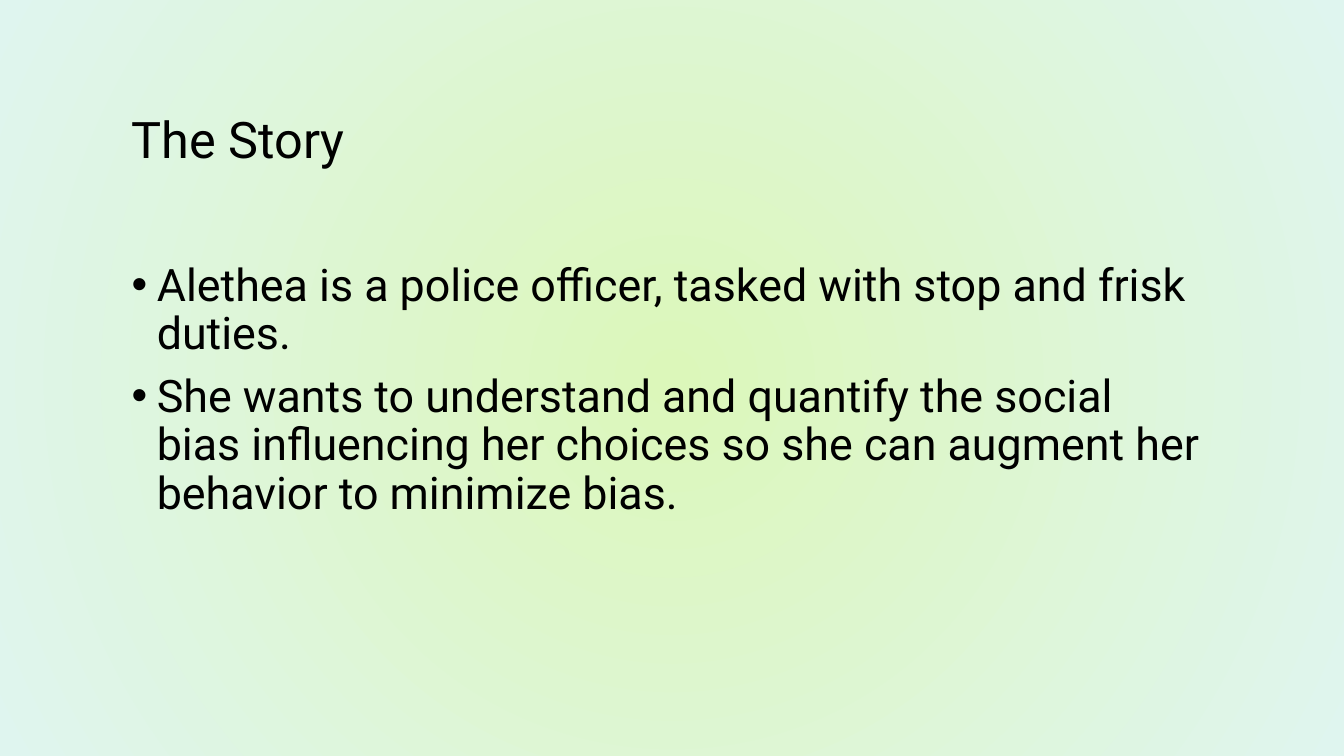
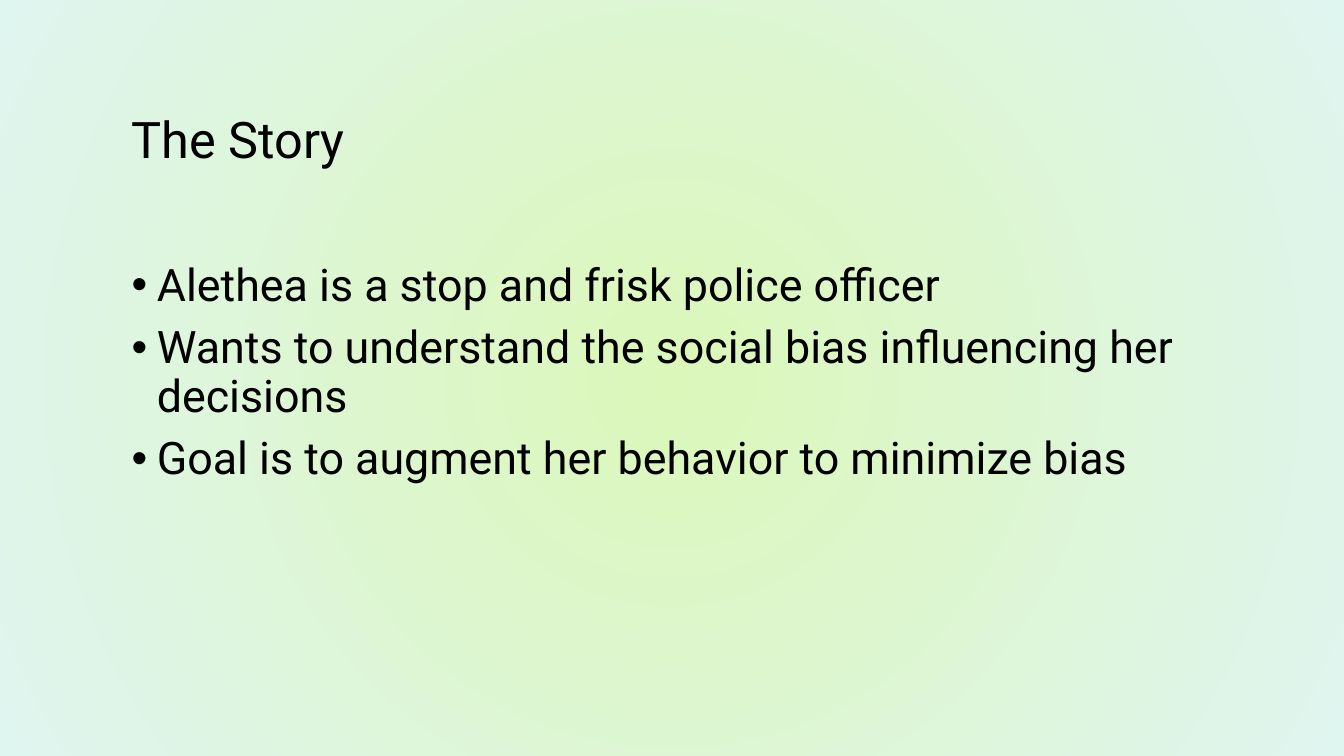
Before and after one commit to Kgatliffe/Alethea, a slide deck: slide 2 of Alethea11June2019.pptx. Drawn at 1344x756 pixels with LibreOffice and Linux fonts; fonts in the diff are those of the drawing; background and template pictures are left out. Boxes give left, top, right and bottom in pixels: in the first picture for what was removed or moved away, otherwise in the second. Text is boxed around its words. In the diff, an @@ line names an element or a change of style, - is before the commit and + after.

```diff
--- a/Alethea11June2019.pptx
+++ b/Alethea11June2019.pptx
@@ text at (157, 267, 1173, 484): text changed @@
-• Alethea is a police officer, tasked with stop and frisk duties.
-• She wants to understand and quantify the social bias influencing her choices so she can augment her behavior to minimize bias.
+• Alethea is a stop and frisk police officer
+• Wants to understand the social bias influencing her decisions
+• Goal is to augment her behavior to minimize bias
```
Also in this commit, not shown: 5 other slides changed, 2 slides added, 35 other files.
